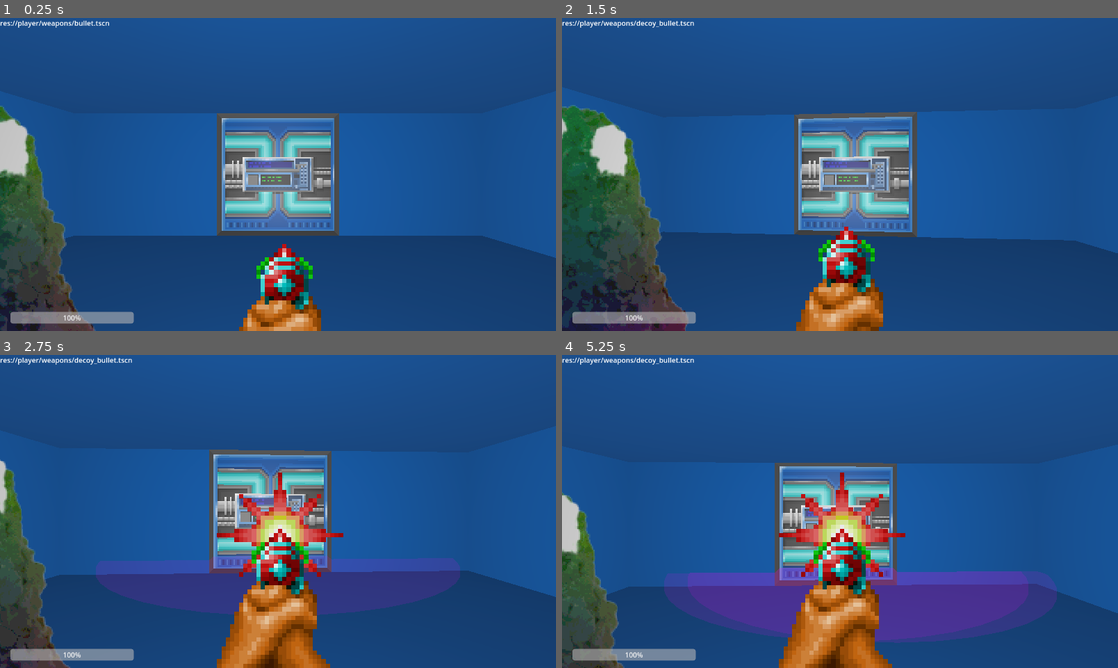
Above: before the commit, frames 1-4 (two rows, left to right).
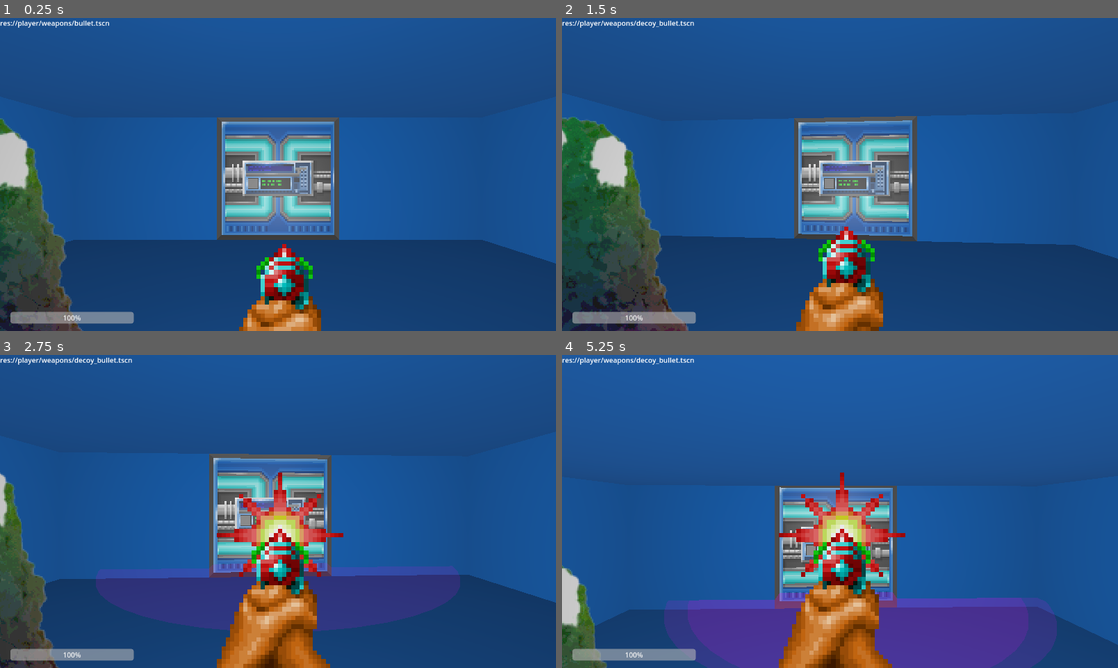
Above: after the commit, the same moments.

Repository: ralabate/21dbl
Game: Godot game, scene res://level/level_0.tscn
Same seed, same stepped clock (60 frames per second), same inputs: the game is played once before the commit and once after it.
Inputs (mouse positions are in pixels of both pictures, inside the frame that each line leads up to):
- Up to frame 1 (0.25 s): no input
- Up to frame 2 (1.5 s): tap Enter (ui_accept) at 0.5, 0.77 s; move the mouse to (867, 174) at 0.52 s; press the mouse at (867, 174) at 0.53 s; hold 2 (ability_select_up) from 0.53 s (still down); move the mouse to (812, 174) at 1.27 s; release the mouse at (812, 174) at 1.28 s; click (812, 174) at 1.35 s
- Up to frame 3 (2.75 s): keep holding 2 (ability_select_up); tap Enter (ui_accept) at 1.52 s; move the mouse to (289, 505) at 2.02 s; press the mouse at (289, 505) at 2.03 s
- Up to frame 4 (5.25 s): keep holding 2 (ability_select_up); move the mouse to (834, 517) at 2.77 s; release the mouse at (834, 517) at 2.78 s; click (834, 517) at 2.85 s; tap Enter (ui_accept) at 3.02, 3.77, 4.52 s; move the mouse to (878, 514) at 3.52 s; press the mouse at (878, 514) at 3.53 s; move the mouse to (795, 508) at 4.27 s; release the mouse at (795, 508) at 4.28 s; click (795, 508) at 4.35 s; move the mouse to (845, 511) at 5.02 s; press the mouse at (845, 511) at 5.03 s

The runs differ from the first frame. In frame 1, 9.0% of the frame differs, in the area x 0-100%, y 28-100%; in frame 2, 10%; in frame 3, 9.7%; in frame 4, 22%, in the area x 0-100%, y 34-100%.
Error in both runs: Invalid access of index '1' on a base object of type: 'Array[Dictionary]'. (res://common/log.gd:9)

Commit message:
some tweaks to the player collider and camera height

Diff:
--- a/first-person-explorer/player/first_person_controller.tscn
+++ b/first-person-explorer/player/first_person_controller.tscn
@@ -17,6 +17,7 @@
 [ext_resource type="Texture2D" uid="uid://yeh7i38cnpbr" path="res://level/images/keys/blue-keycard.png" id="13_ki3sp"]
 
 [sub_resource type="CapsuleShape3D" id="CapsuleShape3D_21lqr"]
+height = 1.8
 
 [sub_resource type="SpriteFrames" id="SpriteFrames_dprww"]
 animations = [{
@@ -79,7 +80,7 @@
 metadata/_custom_type_script = "uid://bpdw05fio7u8e"
 
 [node name="Camera3D" type="Camera3D" parent="."]
-transform = Transform3D(1, 0, 0, 0, 1, 0, 0, 0, 1, 0, 0.5, 0)
+transform = Transform3D(1, 0, 0, 0, 1, 0, 0, 0, 1, 0, 0.7, 0)
 
 [node name="CollisionShape3D" type="CollisionShape3D" parent="."]
 shape = SubResource("CapsuleShape3D_21lqr")
